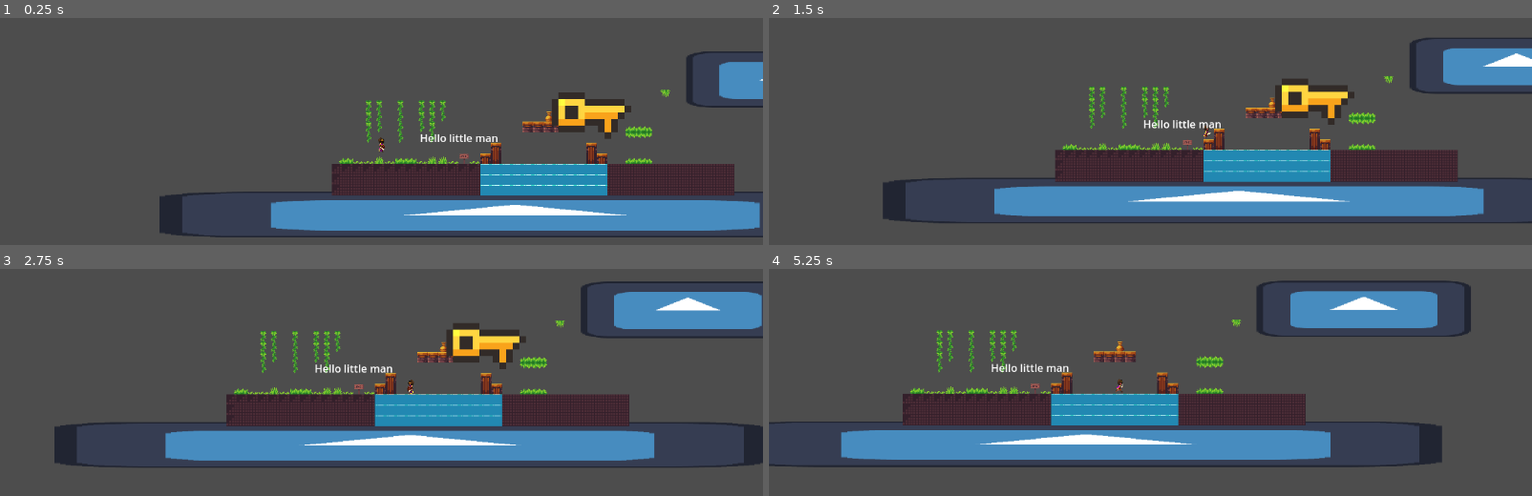
Above: before the commit, frames 1-4 (two rows, left to right).
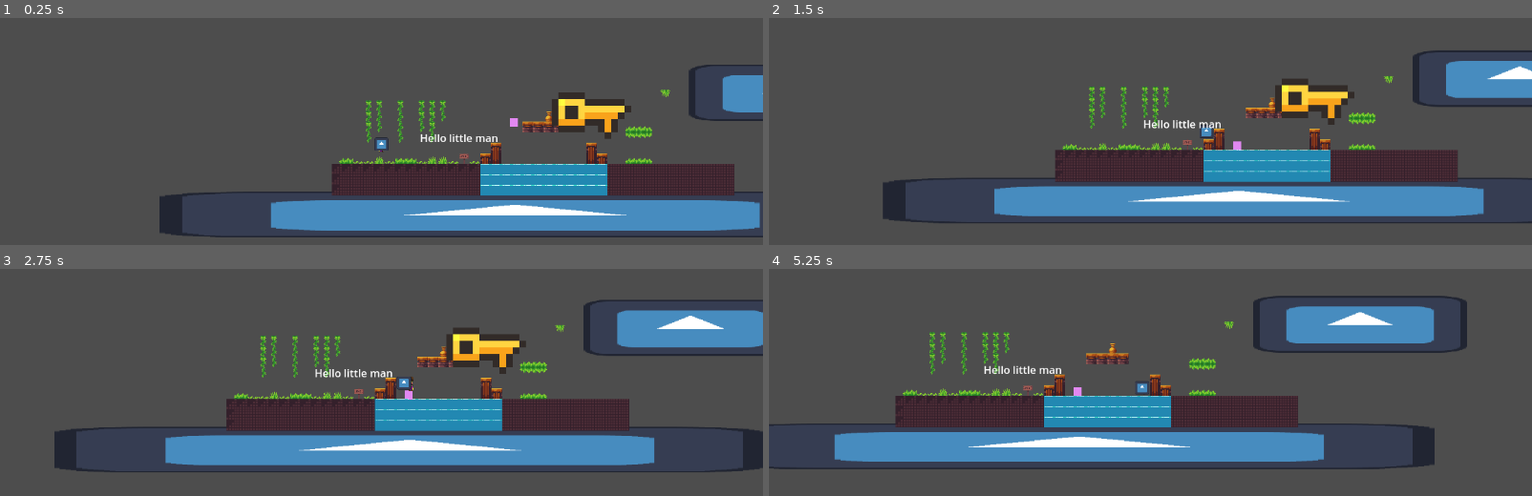
Above: after the commit, the same moments.

Repository: The-E21/TempleExploreDurhack24
Game: Godot game, scene res://Scenes/temple_scene.tscn
Same seed, same stepped clock (60 frames per second), same inputs: the game is played once before the commit and once after it. The engine's default icon, where the game draws it, is replaced by a stand-in: a white triangle on a blue panel in a dark square.
Inputs:
- Up to frame 1 (0.25 s): no input
- Up to frame 2 (1.5 s): hold E (interact) 0.53-1.28 s; hold D (move_right) from 0.53 s (still down); tap Space (jump) at 0.77 s; tap E (interact) at 1.35 s
- Up to frame 3 (2.75 s): tap Space (jump) at 1.52 s; release D (move_right) at 2.03 s; hold A (move_left) from 2.03 s (still down); hold E (interact) from 2.03 s (still down)
- Up to frame 4 (5.25 s): release A (move_left) at 2.78 s; release E (interact) at 2.78 s; hold D (move_right) 2.78-4.28 s; tap E (interact) at 2.85, 4.35 s; tap Space (jump) at 3.02, 3.77, 4.52 s; hold E (interact) 3.53-4.28 s; hold A (move_left) 4.28-5.03 s; hold D (move_right) from 5.03 s (still down); hold E (interact) from 5.03 s (still down)

The runs differ from the first frame. In frame 1, 1.2% of the frame differs, in the area x 49-100%, y 14-59%; in frame 2, 2.3%; in frame 3, 15%, in the area x 7-100%, y 5-90%; in frame 4, 13%.

Commit message:
box that moves

Diff:
--- a/Scenes/temple_scene.tscn
+++ b/Scenes/temple_scene.tscn
@@ -1,13 +1,15 @@
-[gd_scene load_steps=9 format=4 uid="uid://dk25akystoh0b"]
+[gd_scene load_steps=10 format=4 uid="uid://dk25akystoh0b"]
 
 [ext_resource type="Texture2D" uid="uid://cmjfqsloifams" path="res://Assets/icon.svg" id="1_4rxxl"]
 [ext_resource type="PackedScene" uid="uid://cmvm3tmon2yir" path="res://Scenes/player.tscn" id="2_ld67o"]
 [ext_resource type="Texture2D" uid="uid://cjubs0d2im85g" path="res://Assets/Legacy_Adventure_Pack_TEMPLE/Final/Assets/Assets.png" id="3_2go6b"]
-[ext_resource type="PackedScene" uid="uid://cefj51svkauch" path="res://Scenes/key.tscn" id="4_4nfgb"]
-[ext_resource type="PackedScene" uid="uid://cm3rax2fiu817" path="res://Scenes/pressure_plate.tscn" id="5_etyvh"]
+[ext_resource type="PackedScene" path="res://Scenes/key.tscn" id="4_4nfgb"]
 
 [sub_resource type="RectangleShape2D" id="RectangleShape2D_5pcj6"]
 size = Vector2(1091, 77)
+
+[sub_resource type="RectangleShape2D" id="RectangleShape2D_5vlxl"]
+size = Vector2(22, 20)
 
 [sub_resource type="TileSetAtlasSource" id="TileSetAtlasSource_p1ixa"]
 texture = ExtResource("3_2go6b")
@@ -182,7 +184,11 @@
 physics_layer_0/collision_layer = 1
 sources/0 = SubResource("TileSetAtlasSource_p1ixa")
 
+[sub_resource type="RectangleShape2D" id="RectangleShape2D_xcicu"]
+size = Vector2(12, 13)
+
 [node name="TempleScene" type="Node2D"]
+position = Vector2(1, 0)
 
 [node name="StaticBody2D" type="StaticBody2D" parent="."]
 
@@ -204,12 +210,13 @@
 shape = SubResource("RectangleShape2D_5pcj6")
 
 [node name="Sprite2D" type="Sprite2D" parent="StaticBody2D2/CollisionShape2D"]
-position = Vector2(-3.49999, 2.49999)
+position = Vector2(11.6202, 18.5902)
 scale = Vector2(8.39063, 0.539062)
 texture = ExtResource("1_4rxxl")
 
 [node name="Player" parent="." instance=ExtResource("2_ld67o")]
 position = Vector2(367, 466)
+metadata/_edit_group_ = true
 
 [node name="Camera2D" type="Camera2D" parent="Player"]
 offset = Vector2(0, -60)
@@ -217,6 +224,14 @@
 position_smoothing_speed = 1.0
 rotation_smoothing_enabled = true
 rotation_smoothing_speed = 1.0
+
+[node name="Sprite2D2" type="Sprite2D" parent="Player"]
+position = Vector2(0, -1.90735e-06)
+scale = Vector2(0.167969, 0.15625)
+texture = ExtResource("1_4rxxl")
+
+[node name="CollisionShape2D2" type="CollisionShape2D" parent="Player"]
+shape = SubResource("RectangleShape2D_5vlxl")
 
 [node name="TileMapLayer" type="TileMapLayer" parent="."]
 position = Vector2(4, 0)
@@ -235,9 +250,32 @@
 text = "Hello little man"
 horizontal_alignment = 1
 
-[node name="Pressure Plate" parent="." instance=ExtResource("5_etyvh")]
+[node name="Pressure Plate" parent="."]
+_import_path = NodePath("")
+unique_name_in_owner = false
+process_mode = 0
+process_priority = 0
+process_physics_priority = 0
+process_thread_group = 0
+physics_interpolation_mode = 0
+auto_translate_mode = 0
+editor_description = ""
 position = Vector2(588, 458)
+script = null
+
+[node name="Crate" type="RigidBody2D" parent="." groups=["Crates"]]
+position = Vector2(190, -62)
+metadata/_edit_group_ = true
+
+[node name="ColorRect" type="ColorRect" parent="Crate"]
+offset_left = 371.0
+offset_top = 492.0
+offset_right = 383.0
+offset_bottom = 505.0
+color = Color(0.882031, 0.532787, 0.942861, 1)
+
+[node name="CollisionShape2D" type="CollisionShape2D" parent="Crate"]
+position = Vector2(377, 498.5)
+shape = SubResource("RectangleShape2D_xcicu")
 
 [connection signal="pick_key" from="Key" to="Player" method="_on_key_pick_key"]
-[connection signal="press" from="Pressure Plate" to="Player" method="_on_pressure_plate_press"]
-[connection signal="unpress" from="Pressure Plate" to="Player" method="_on_pressure_plate_unpress"]
--- a/Scripts/playerscript.gd
+++ b/Scripts/playerscript.gd
@@ -1,4 +1,8 @@
 extends CharacterBody2D
+
+#Constants
+const PUSH_FORCE = 100
+const MAX_VELOCITY = 150
 
 #Horizontal movement
 var leftRightInput : float
@@ -44,6 +48,13 @@
 	velocity += Vector2((leftRightAimVelocity - velocity.x) * accelerationMultiplier * delta, 0)
 	move_and_slide()
 	updateAnimation()
+	push_crate(delta)
+
+func push_crate(delta):
+	for i in get_slide_collision_count():
+		var collision = get_slide_collision(i)
+		var collision_crate = collision.get_collider()
+		if collision_crate.is_in_group("Crates") and abs(collision_crate.get_linear_velocity().x) < MAX_VELOCITY: collision_crate.apply_central_impulse(collision.get_normal() * -PUSH_FORCE)
 
 func manageJump(delta):
 	if(jumpBufferTimer != -1):
